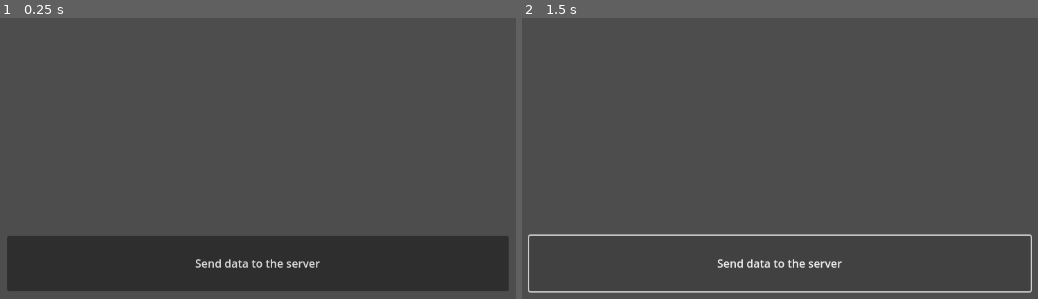
Above: before the commit, frames 1-2 (left to right).
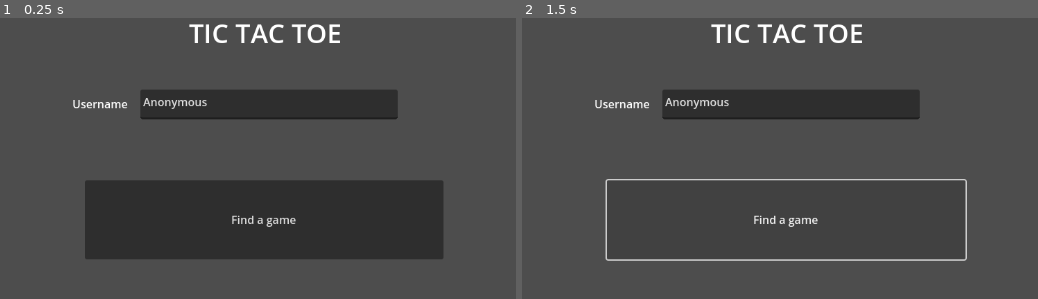
Above: after the commit, the same moments.

Repository: iisaacsr/tic_tac_toe
Game: Godot game, scene res://main.tscn
Same seed, same stepped clock (60 frames per second), same inputs: the game is played once before the commit and once after it.
Inputs:
- Up to frame 1 (0.25 s): no input
- Up to frame 2 (1.5 s): click "Send data to the server" (after the commit: "Find a game") at 0.5 s; click "Send data to the server" (after the commit: "Find a game") at 1.25 s

The runs differ from the first frame. In frame 1, 32% of the frame differs, in the area x 1-99%, y 2-98%; in frame 2, 9.2%.

Commit message:
matchmaking start
starting matchmaking handled by the server to the client

Diff:
--- a/client/main.gd
+++ b/client/main.gd
@@ -2,12 +2,6 @@
 
 const DEV = true
 
-signal connected
-signal data
-signal disconnected
-signal error
-
-var multiplayer_peer = ENetMultiplayerPeer.new();
 var url : String = "server-address"
 const PORT = 48646
 
@@ -19,8 +13,6 @@
 	if DEV == true:
 		url = "127.0.0.1"
 
-		_connect_to_host();
-
 func _connect_to_host() -> void:
 	print("connection to %s:%d" % [url, PORT])
 	_stream.connect_to_host(url, PORT)
@@ -28,17 +20,20 @@
 func _disconnect_from_host() -> void:
 	_stream.disconnect_from_host();
 
-func _send_data() -> void:
-	print("sending data")
+func _start_matchmaking() -> void:
+	_connect_to_host()
+	print("starting matchmaking")
 	_stream.poll()
 	if _stream.get_status() != _stream.STATUS_CONNECTED:
 		print("not connected")
 		return
-	_stream.put_data("yo".to_ascii_buffer())
+	var username : TextEdit = get_node("Username")
+	_stream.put_data(("matchmake/" + username.text).to_ascii_buffer())
 
 
 func _on_button_pressed() -> void:
-	_send_data()
+	var button : Button = get_node("Button")
+	_start_matchmaking()
 
 func _process(delta):
 	if _stream.get_status() == _stream.STATUS_CONNECTED:
--- a/client/main.tscn
+++ b/client/main.tscn
@@ -1,15 +1,48 @@
-[gd_scene load_steps=2 format=3 uid="uid://nj1swdywi68u"]
+[gd_scene load_steps=3 format=3 uid="uid://nj1swdywi68u"]
 
 [ext_resource type="Script" path="res://main.gd" id="1_w0afw"]
+
+[sub_resource type="LabelSettings" id="LabelSettings_a3ixo"]
+font_size = 38
 
 [node name="Main" type="Node2D"]
 script = ExtResource("1_w0afw")
 
+[node name="Title" type="Label" parent="."]
+offset_left = 485.0
+offset_top = 105.0
+offset_right = 722.0
+offset_bottom = 158.0
+text = "TIC TAC TOE"
+label_settings = SubResource("LabelSettings_a3ixo")
+horizontal_alignment = 1
+
+[node name="Username_Label" type="Label" parent="."]
+offset_left = 325.0
+offset_top = 222.0
+offset_right = 405.0
+offset_bottom = 251.0
+text = "Username"
+
+[node name="Username" type="TextEdit" parent="."]
+anchors_preset = 8
+anchor_left = 0.5
+anchor_top = 0.5
+anchor_right = 0.5
+anchor_bottom = 0.5
+offset_left = 423.0
+offset_top = 213.0
+offset_right = 794.0
+offset_bottom = 256.0
+grow_horizontal = 2
+grow_vertical = 2
+text = "Anonymous"
+
 [node name="Button" type="Button" parent="."]
-offset_left = 231.0
-offset_top = 424.0
-offset_right = 954.0
-offset_bottom = 504.0
-text = "Send data to the server"
+offset_left = 343.0
+offset_top = 344.0
+offset_right = 860.0
+offset_bottom = 458.0
+text = "Find a game"
 
 [connection signal="pressed" from="Button" to="." method="_on_button_pressed"]
Not shown, changed: server/main.py
Not shown, added: server/models/user.py
Not shown, added: server/tictactoe.py
